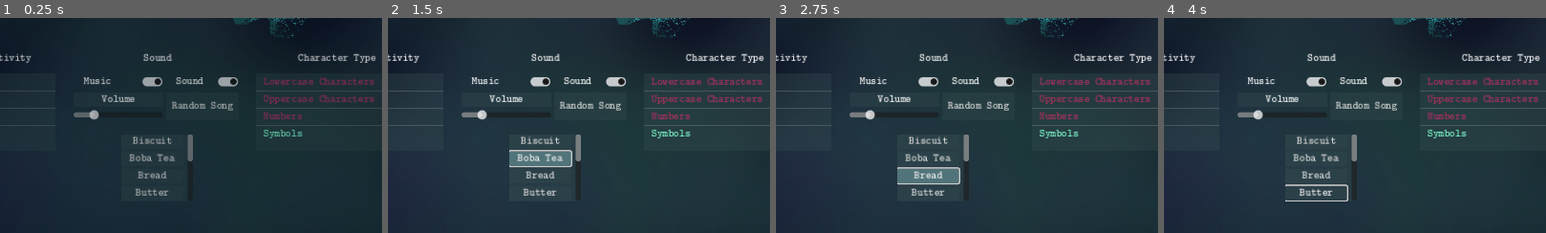
Above: before the commit, frames 1-4 (left to right).
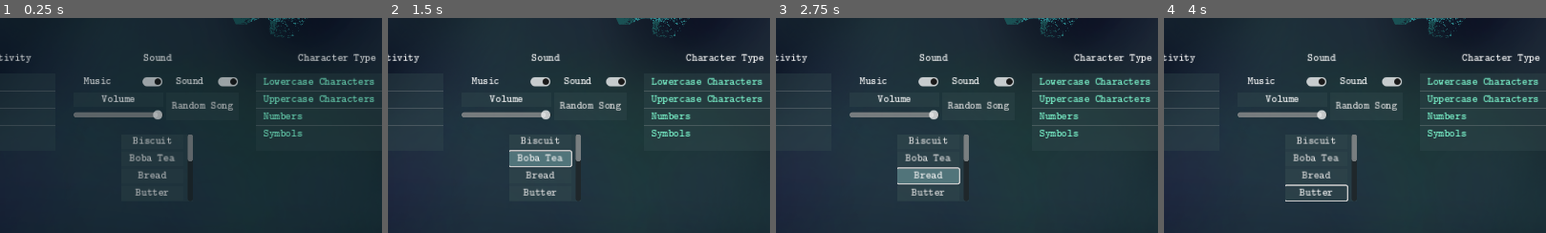
Above: after the commit, the same moments.

Repository: PeytonRobinson487/Typic-Repo
Game: Godot game, scene res://Scenes/Settings Page.tscn
Two runs of this game, one before a commit and one after it. Both use one fixed random seed, a clock stepped at 60 frames per second and the inputs below. This scene is started directly instead of the project's main scene. Sound files missing from this copy of the repository are replaced by a short silence.
Inputs:
- Up to frame 1 (0.25 s): no input
- Up to frame 2 (1.5 s): click "Biscuit" at 0.5 s; click "Boba Tea" at 1.25 s
- Up to frame 3 (2.75 s): click "Bread" at 2 s
- Up to frame 4 (4 s): click "Butter" at 2.75 s; click "Chocolate" at 3.5 s
The pictures show only the part of the screen within x 42-92%, y 50-100%; the shares and areas given below are measured in that part.

The runs differ from the first frame. In frame 1, 1.7% of the frame differs, in the area x 23-98%, y 27-48%; in frame 2, 1.9%; in frame 3, 1.9%; in frame 4, 1.9%.

Commit message:
Small Bug Fix
Fixed small bug in settings.gd where the sensitivty button list would not display correctly.

Diff:
--- a/Scripts/settings_page.gd
+++ b/Scripts/settings_page.gd
@@ -91,7 +91,6 @@
 # toggles options in the scores displayed - description found in data.gd
 func _on_score_display_multi_selected(index: int, _selected: bool) -> void:
 	audio_manager_tool.play_sound(2, data.all_data["sound_modifiers"][1])
-	print(_selected)
 	data.all_data["score_modifiers"][index] = !data.all_data["score_modifiers"][index]
 	update_button(index, data.all_data["score_modifiers"], score_display_options)
 
@@ -238,6 +237,13 @@
 		update_button(i, data.all_data["score_modifiers"], score_display_options)
 	for i in data.text_modifiers.size():
 		update_button(i, data.all_data["text_modifiers"], text_options)
-	_on_sensitivity_item_clicked(data.all_data["sensitivity"], 0, 0)
+
+	var index: int = 0
+	match data.all_data["sensitivity"]:
+		#0: index = 0
+		2: index = 1
+		4: index = 2
+		8: index = 3
+	_on_sensitivity_item_clicked(index, 0, 0)
 
 	data.all_data["sound_modifiers"][1] = sound_temp
Not shown, changed: export_presets.cfg
Binary file changed: saved_data.txt
